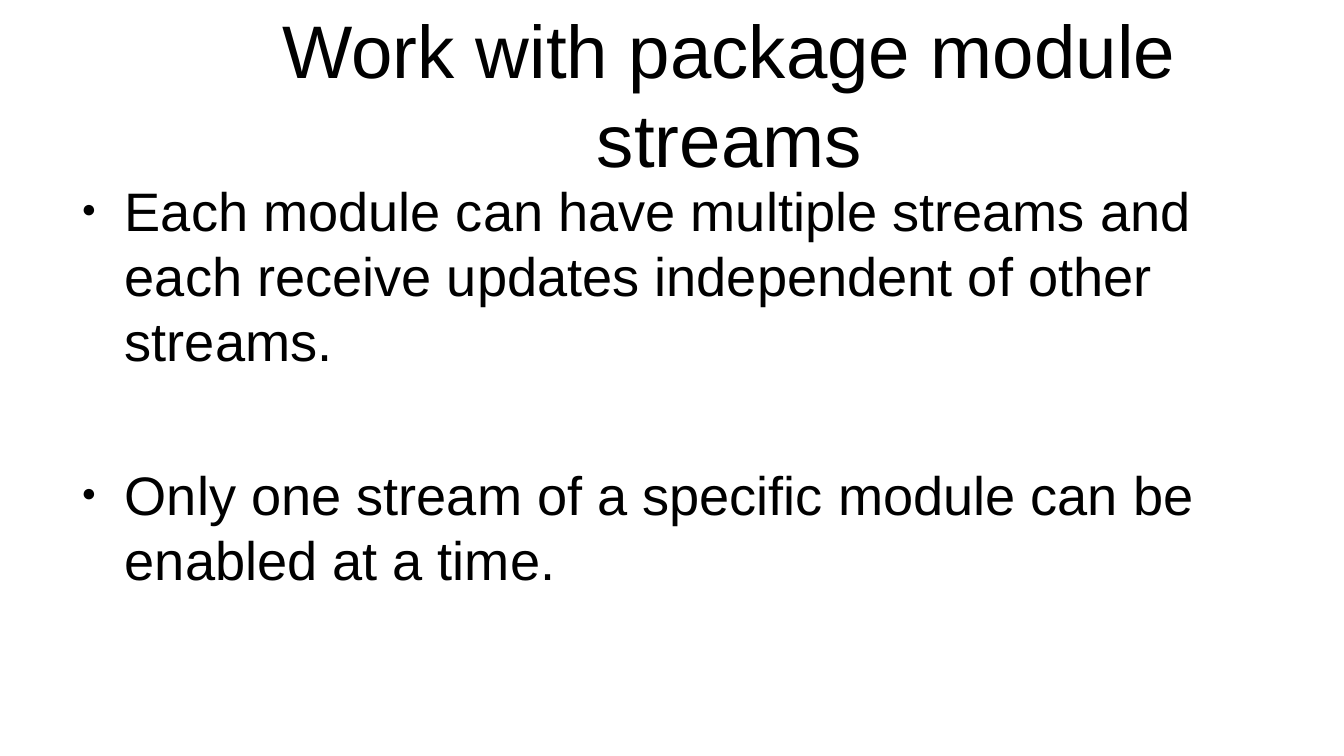
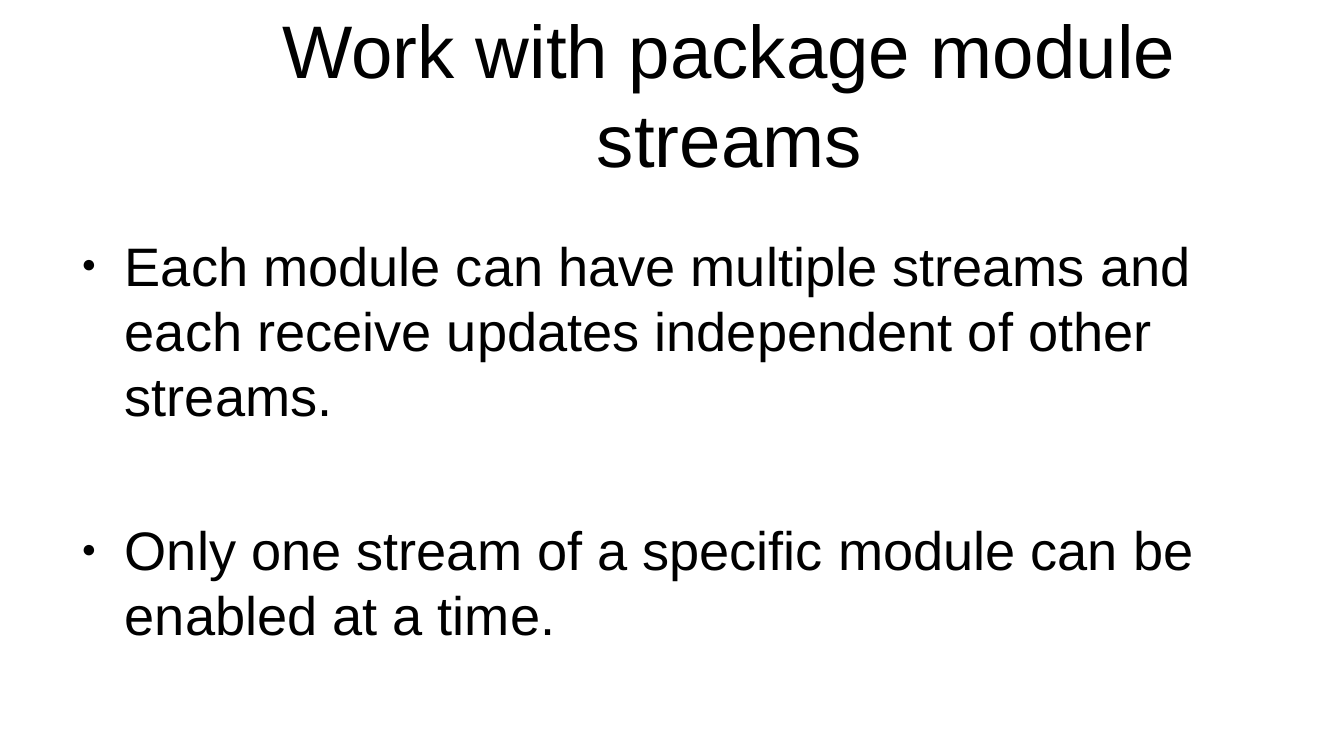
Before and after one commit to andrewchandler/dnf_presentation, a slide deck: slide 14 of yum.odp (slide 13 before the commit). Drawn at 1344x756 pixels with LibreOffice and Linux fonts; fonts in the diff are those of the drawing. Boxes give left, top, right and bottom in pixels: in the first picture for what was removed or moved away, otherwise in the second. Text is boxed around its words. In the diff, an @@ line names an element or a change of style, - is before the commit and + after.

```diff
--- a/yum.odp
+++ b/yum.odp
@@ text "Each module can have multiple ..." moved from (x1=125, y1=191, x2=1193, y2=581) to (x1=125, y1=246, x2=1193, y2=636) @@
```
Also in this commit, not shown: 9 other slides changed, 1 slide added, 1 other file.
